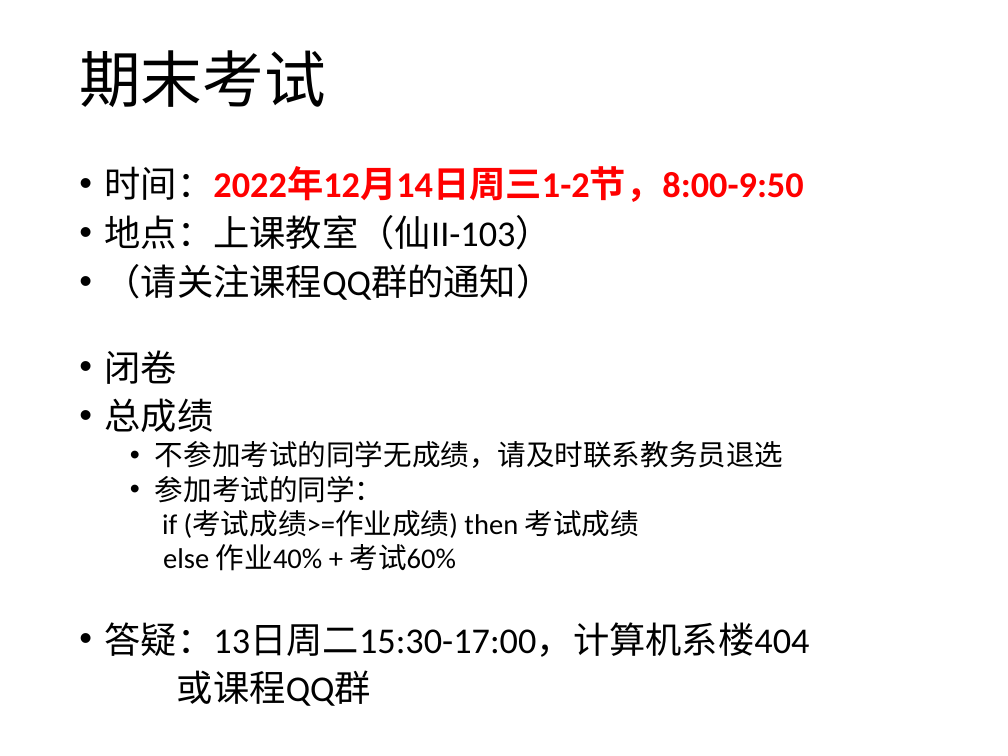
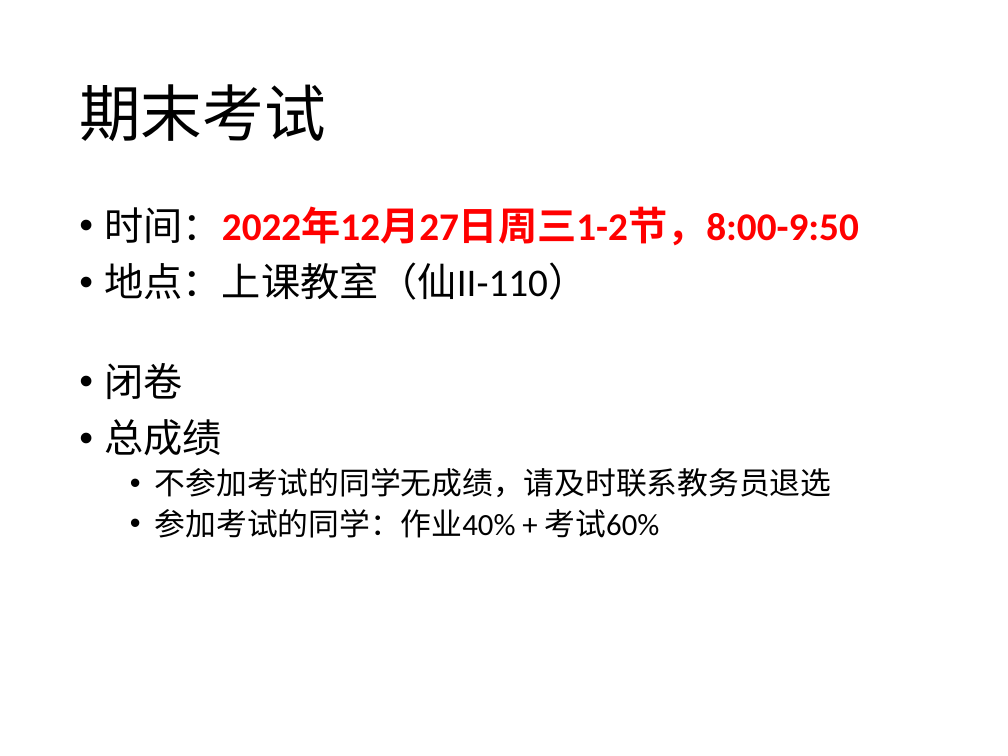
Before and after one commit to hongjin-liang/hongjin-liang.github.io, a slide deck: slide 2 of teaching/semantics/09_review.pptx. Drawn at 1008x756 pixels with LibreOffice and Linux fonts; fonts in the diff are those of the drawing. Boxes give left, top, right and bottom in pixels: in the first picture for what was removed or moved away, otherwise in the second. Text is boxed around its words. In the diff, an @@ line names an element or a change of style, - is before the commit and + after.

```diff
--- a/teaching/semantics/09_review.pptx
+++ b/teaching/semantics/09_review.pptx
@@ title "期末考试": place and size @@
-title "期末考试" at (79, 50, 325, 107)
+title "期末考试" at (79, 84, 325, 141)
@@ text "时间：2022年12月27日周三1-2节，8:00-9:50": place and size @@
-text "时间：2022年12月27日周三1-2节，8:00-9:50" at (105, 166, 810, 706)
+text "时间：2022年12月27日周三1-2节，8:00-9:50" at (105, 206, 859, 538)
@@ text at (105, 206, 859, 300): text changed; size 25.9 to 28 pt; text colour #000000 to #FF0000; bold on @@
-• 时间：2022年12月14日周三1-2节，8:00-9:50
-• 地点：上课教室（仙II-103）
-• （请关注课程QQ群的通知）
+• 时间：2022年12月27日周三1-2节，8:00-9:50
+• 地点：上课教室（仙II-110）
@@ text at (105, 363, 831, 497): size 25.9 to 28 pt in "闭卷", "总成绩"; size 20.4 to 22 pt in "不参加考试的同学无成绩，请及时联系教务员退选"; line spacing 0.8 to 0.9 @@
@@ text at (155, 509, 660, 538): text changed; size 20.4 to 22 pt @@
-  • 参加考试的同学：
-  if (考试成绩>=作业成绩) then 考试成绩
-else 作业40% + 考试60%
-• 答疑：13日周二15:30-17:00，计算机系楼404
-或课程QQ群
+  • 参加考试的同学：作业40% + 考试60%
```
Also in this commit, not shown: 3 other slides changed, 1 slide added, 1 other file.
